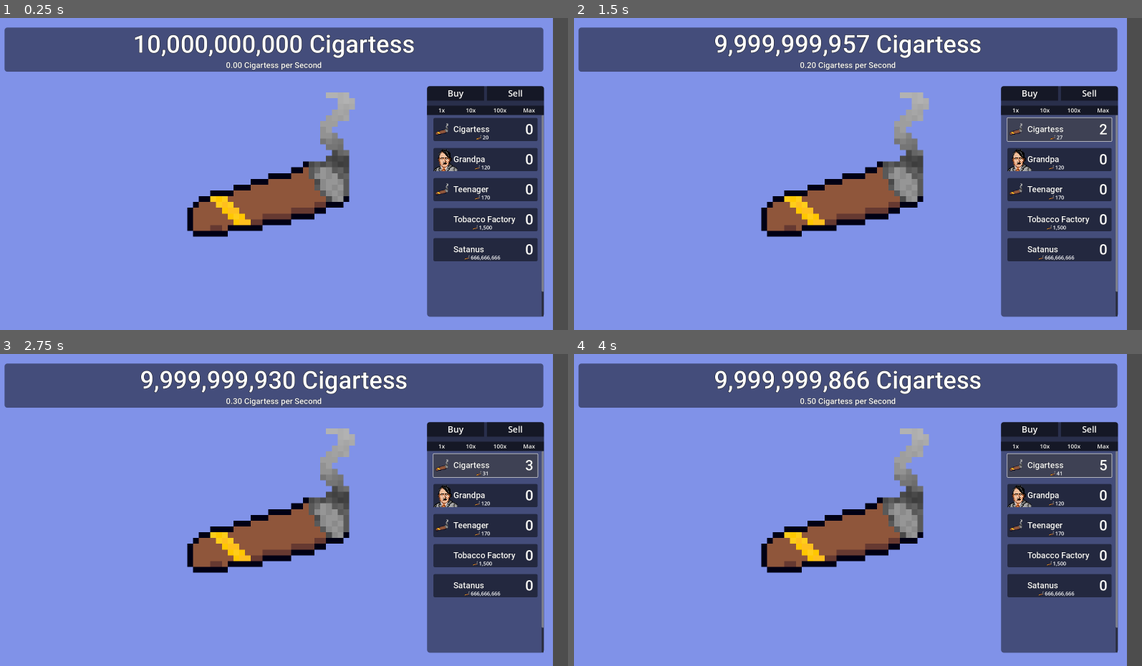
Above: before the commit, frames 1-4 (two rows, left to right).
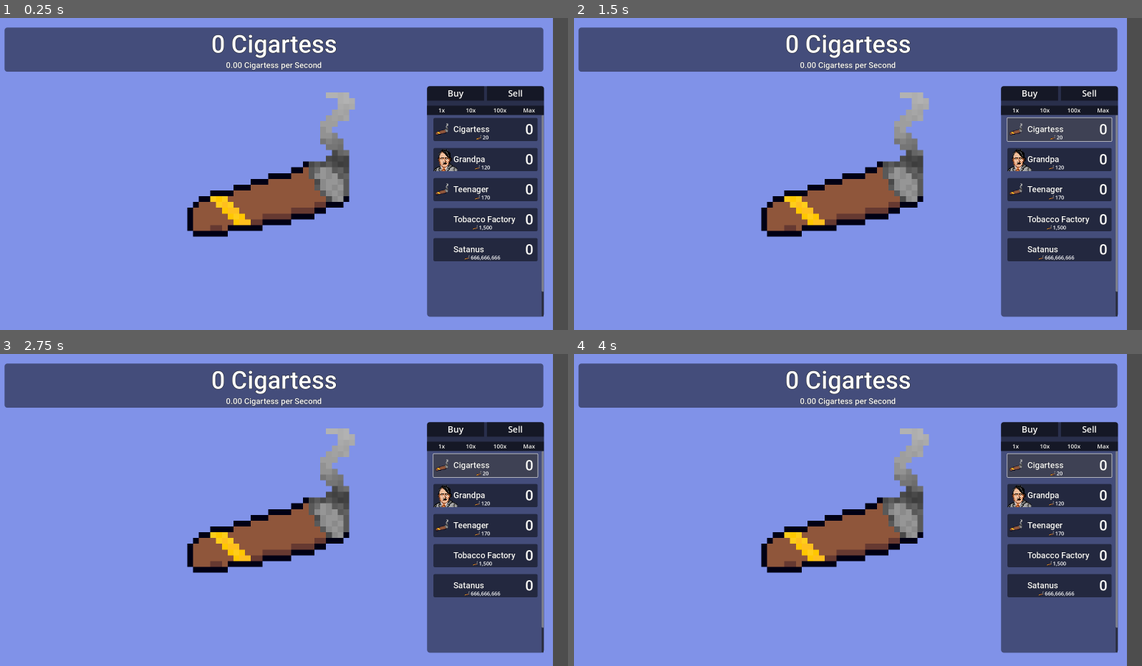
Above: after the commit, the same moments.

Repository: Fluiding/Cigartess-Clicker
Game: Godot game, scene res://scenes/main.tscn
Two runs of this game, one before a commit and one after it. Both use one fixed random seed, a clock stepped at 60 frames per second and the inputs below.
Inputs (mouse positions are in pixels of both pictures, inside the frame that each line leads up to):
- Up to frame 1 (0.25 s): no input
- Up to frame 2 (1.5 s): click "20" at 0.5 s; click (1056, 130) at 1.25 s, where only the run before the commit has a clickable "23"
- Up to frame 3 (2.75 s): click (482, 466) at 2 s, where only the run before the commit has a clickable "27"
- Up to frame 4 (4 s): click (1056, 466) at 2.75 s, where only the run before the commit has a clickable "31"; click (1056, 466) at 3.5 s, where only the run before the commit has a clickable "35"

The runs differ from the first frame. In frame 1, 1.6% of the frame differs, in the area x 23-73%, y 5-13%; in frame 2, 1.6%; in frame 3, 1.6%; in frame 4, 1.6%.

Commit message:
start with 0 cigarti

Diff:
--- a/scripts/global.gd
+++ b/scripts/global.gd
@@ -3,7 +3,7 @@
 const HUGE: int = 9223372036854775807
 var time: int
 var click_mult := 1.0
-var cigartess := 10000000000.0
+var cigartess := 0.0
 var cps := 0.0
 
 var buildings := {
